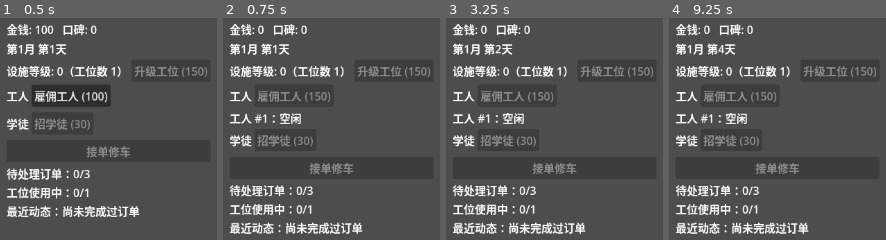
Above: before the commit, frames 1-4 (left to right).
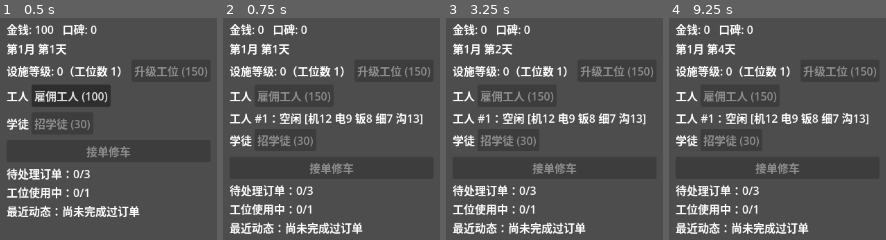
Above: after the commit, the same moments.

Repository: XinLiucc/cocos-game-project
Game: Godot game, scene res://scenes/Main.tscn
Two runs of this game, one before a commit and one after it. Both use one fixed random seed, a clock stepped at 60 frames per second and the inputs below.
Inputs (mouse positions are in pixels of both pictures, inside the frame that each line leads up to):
- Up to frame 1 (0.5 s): no input
- Up to frame 2 (0.75 s): click "雇佣工人 (100)" at 0.5 s
- Up to frame 3 (3.25 s): tap Enter at 1.25, 2.75 s; move the mouse to (outside the picture) at 1.27 s; hold D 1.28-2 s; tap B at 1.35 s; click (outside the picture) at 1.42 s; tap Space at 1.52, 2 s; drag from (outside the picture) to (outside the picture) at 2.02 s; move the mouse to (outside the picture) at 2.77 s; hold D from 2.78 s (still down); tap E at 2.85 s
- Up to frame 4 (9.25 s): release D at 3.5 s; tap Space at 3.5, 4.52, 5, 7.52 s; drag from (outside the picture) to (794, 186) at 3.52 s; tap Enter at 4.25 s; move the mouse to (outside the picture) at 4.27 s; hold A 4.28-5 s; tap G at 4.35 s; drag from (794, 186) to (outside the picture) at 5.02 s; move the mouse to (outside the picture) at 5.77 s; hold S 5.78-6.5 s; tap I at 5.85 s; click (outside the picture) at 5.92 s; drag from (outside the picture) to (outside the picture) at 6.52 s; move the mouse to (outside the picture) at 7.27 s; hold W 7.28-8 s; tap K at 7.35 s; drag from (outside the picture) to (outside the picture) at 8.02 s; move the mouse to (outside the picture) at 8.77 s; hold S from 8.78 s (still down); tap M at 8.85 s

Frame 1 is identical in both runs. In frame 2, 1.5% of the frame differs, in the area x 37-93%, y 42-49%; in frame 3, 1.5%; in frame 4, 1.5%.

Commit message:
Add 5-attribute skeleton to employees with random base values
Workers and apprentices now get randomized mechanical/electrical/bodywork/
precision/communication attributes on hire, shown in the list UI. Growth
via training/mentoring, exam pass-rate formula, and car-type attribute
weighting are not implemented yet.

Diff:
--- a/car_repair_shop/scripts/GameState.gd
+++ b/car_repair_shop/scripts/GameState.gd
@@ -32,6 +32,12 @@
 const APPRENTICE_SALARY_LEVEL_STEP := 5
 const APPRENTICE_XP_BASE := 50
 const APPRENTICE_XP_LEVEL_STEP := 20
+
+# 2026-08-09：员工属性系统骨架。5 项属性（机械/电气/钣喷偏硬技能，细心/沟通偏软技能），
+# 招募时随机生成基础值；成长曲线（训练/带教）、考试通过率、车型属性权重都还没做，占位范围随手定
+const ATTRIBUTE_KEYS: Array[String] = ["mechanical", "electrical", "bodywork", "precision", "communication"]
+const ATTRIBUTE_BASE_MIN := 5
+const ATTRIBUTE_BASE_MAX := 20
 
 const STARTING_MONEY := 100
 
@@ -90,6 +96,13 @@
 	reputation_changed.emit(reputation)
 
 
+func _random_base_attributes() -> Dictionary:
+	var attrs := {}
+	for key in ATTRIBUTE_KEYS:
+		attrs[key] = randi_range(ATTRIBUTE_BASE_MIN, ATTRIBUTE_BASE_MAX)
+	return attrs
+
+
 func workers() -> Array[Dictionary]:
 	return employees.filter(func(e: Dictionary) -> bool: return e["kind"] == "worker")
 
@@ -134,7 +147,10 @@
 	if money < cost:
 		return false
 	money -= cost
-	employees.append({"id": _next_employee_id, "kind": "worker", "busy": false, "level": 0, "xp": 0})
+	employees.append({
+		"id": _next_employee_id, "kind": "worker", "busy": false, "level": 0, "xp": 0,
+		"attributes": _random_base_attributes(),
+	})
 	_next_employee_id += 1
 	money_changed.emit(money)
 	employees_changed.emit()
@@ -180,7 +196,10 @@
 	if not can_hire_apprentice():
 		return false
 	money -= next_apprentice_hire_cost()
-	employees.append({"id": _next_employee_id, "kind": "apprentice", "busy": false, "level": 0, "xp": 0})
+	employees.append({
+		"id": _next_employee_id, "kind": "apprentice", "busy": false, "level": 0, "xp": 0,
+		"attributes": _random_base_attributes(),
+	})
 	_next_employee_id += 1
 	money_changed.emit(money)
 	employees_changed.emit()
--- a/car_repair_shop/scripts/Main.gd
+++ b/car_repair_shop/scripts/Main.gd
@@ -203,20 +203,26 @@
 	order_label.text = "\n".join(lines)
 
 
+func _format_attributes(attrs: Dictionary) -> String:
+	return "机%d 电%d 钣%d 细%d 沟%d" % [
+		attrs["mechanical"], attrs["electrical"], attrs["bodywork"], attrs["precision"], attrs["communication"],
+	]
+
+
 func _update_worker_list() -> void:
 	for child in worker_list_container.get_children():
 		child.queue_free()
 	for w in game_state.workers():
 		var row := Label.new()
+		var status_text := "空闲"
 		if w["busy"]:
 			var job := _find_by_employee(active_jobs, w["id"])
 			if not job.is_empty():
 				var order: Resource = job["order"]
-				row.text = "工人 #%d：工作中（%s）" % [w["id"], order.car_name]
+				status_text = "工作中（%s）" % order.car_name
 			else:
-				row.text = "工人 #%d：工作中" % w["id"]
-		else:
-			row.text = "工人 #%d：空闲" % w["id"]
+				status_text = "工作中"
+		row.text = "工人 #%d：%s [%s]" % [w["id"], status_text, _format_attributes(w["attributes"])]
 		worker_list_container.add_child(row)
 
 
@@ -236,13 +242,14 @@
 				status_text = "实习中"
 
 		var status_label := Label.new()
-		status_label.text = "学徒 #%d：Lv%d，经验 %d/%d，月薪 %d，%s" % [
+		status_label.text = "学徒 #%d：Lv%d，经验 %d/%d，月薪 %d，%s [%s]" % [
 			a["id"],
 			a["level"],
 			a["xp"],
 			game_state.apprentice_xp_required_for_level(a["level"]),
 			game_state.apprentice_salary_for_level(a["level"]),
 			status_text,
+			_format_attributes(a["attributes"]),
 		]
 		row.add_child(status_label)
 
